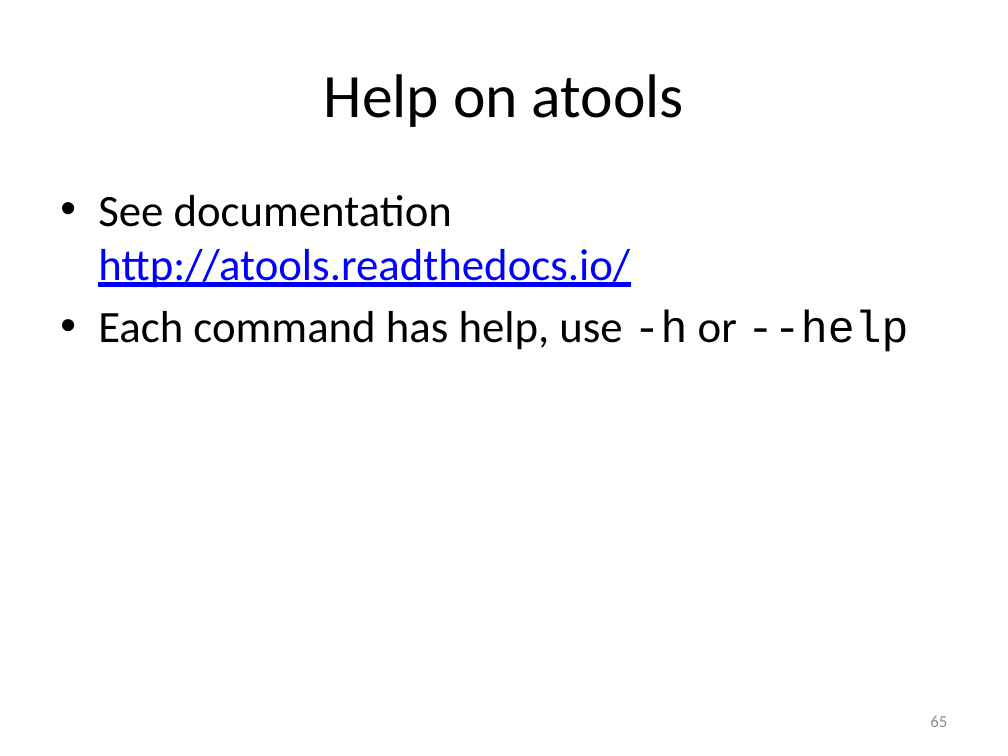
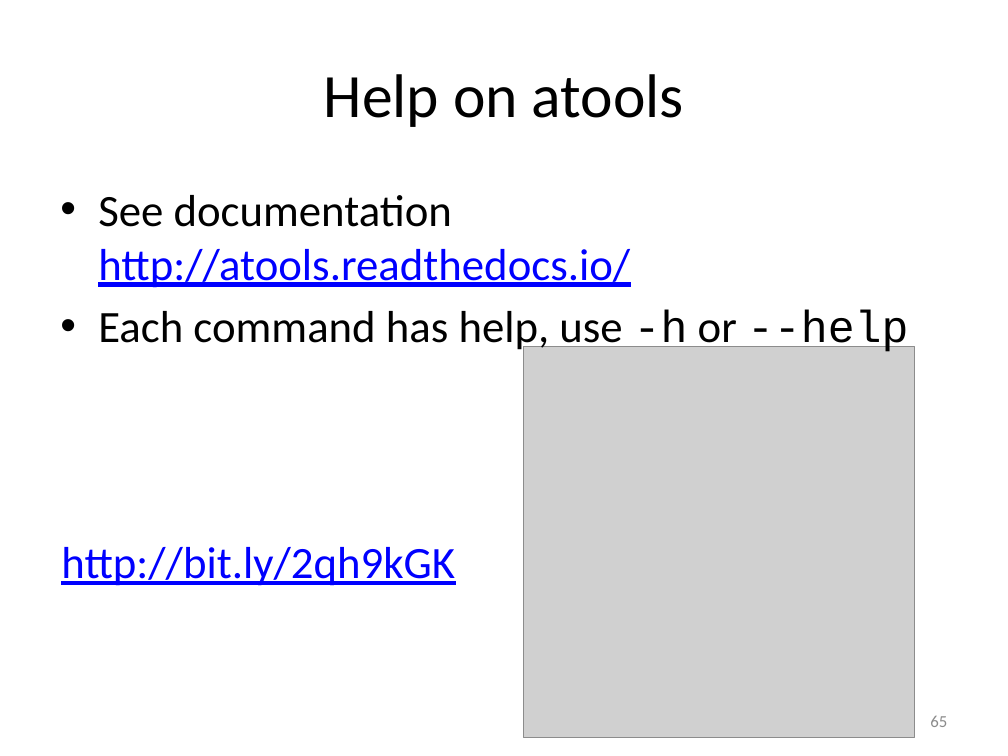
Before and after one commit to gjbex/worker-and-atools, a slide deck: slide 65 of worker_atools.pptx. Drawn at 1008x756 pixels with LibreOffice and Linux fonts; fonts in the diff are those of the drawing; grey boxes stand for pictures. Boxes give left, top, right and bottom in pixels: in the first picture for what was removed or moved away, otherwise in the second. Text is boxed around its words. In the diff, an @@ line names an element or a change of style, - is before the commit and + after.

```diff
--- a/worker_atools.pptx
+++ b/worker_atools.pptx
@@ picture added at (523, 347, 914, 738) @@
@@ text added at (61, 547, 455, 586), 32 pt, text #0000FF, underline @@
+http://bit.ly/2qh9kGK
```
Also in this commit, not shown: 2 other slides changed, 1 slide added, 1 slide removed.
